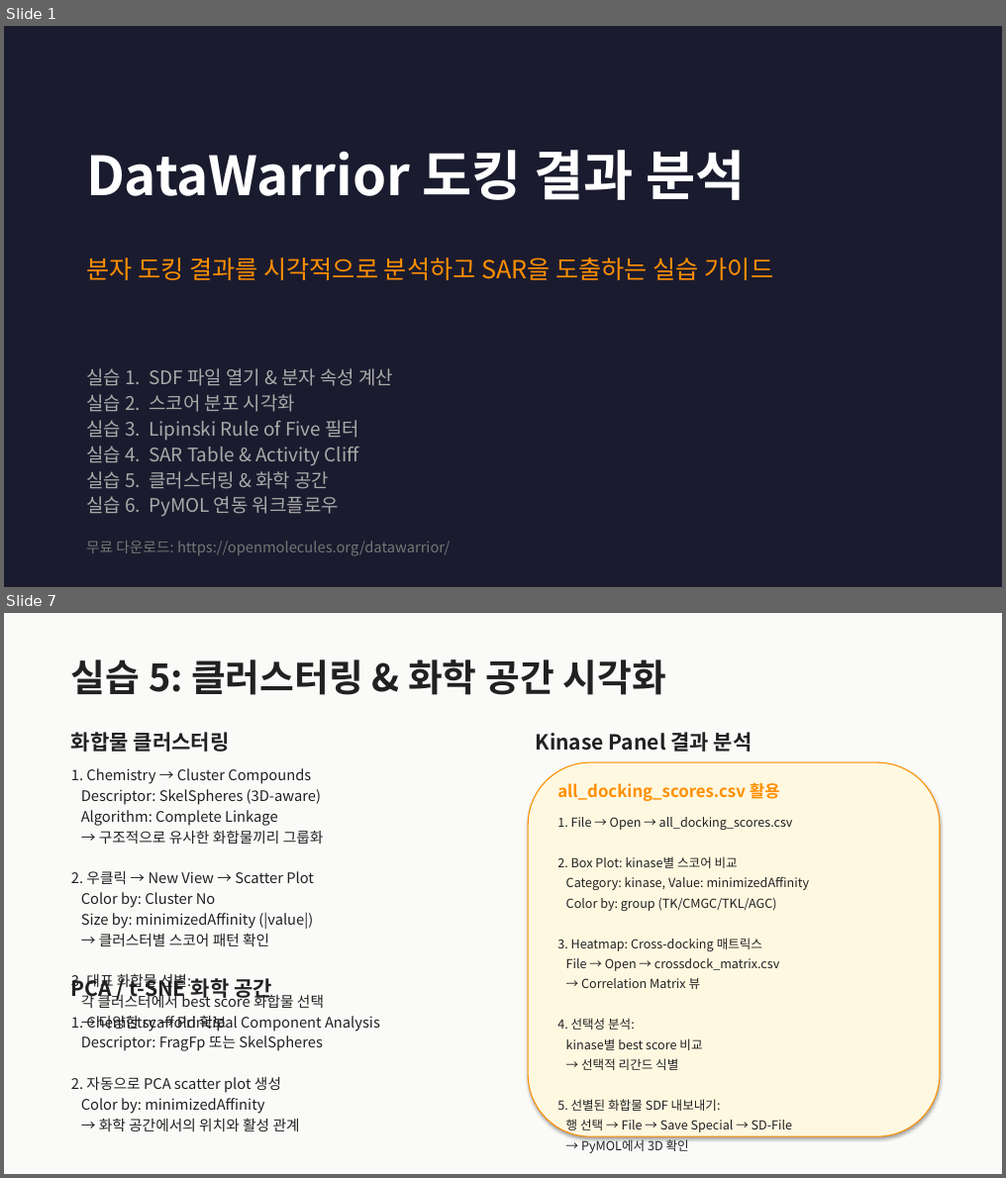
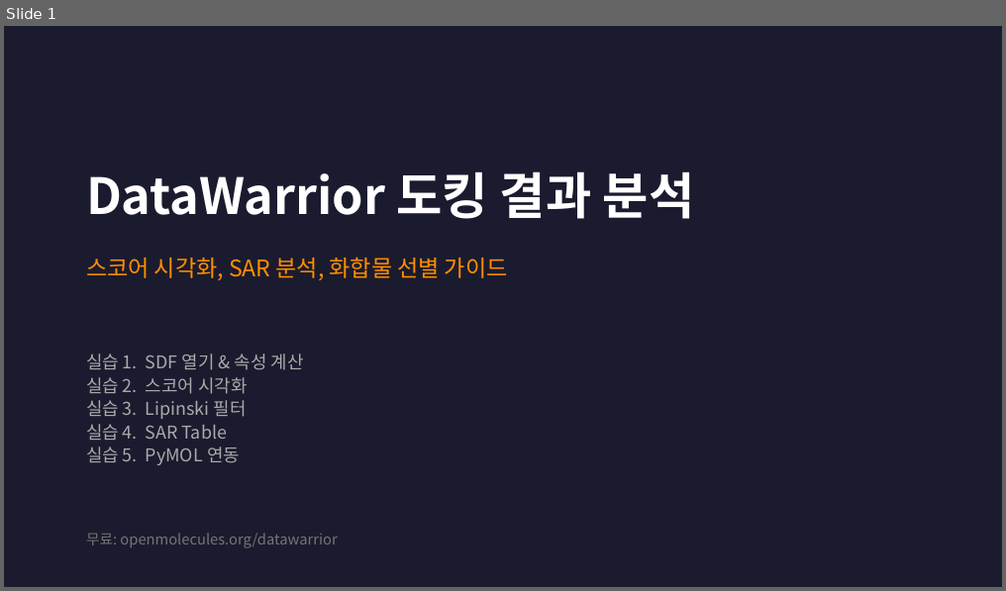
Before and after one commit to fourmodern/molecular_docking_tutorial, a slide deck: DataWarrior_Tutorial.pptx. Shown one above the other, each under a label of ours: slides 1 and 7 before the commit, slide 1 after it; the slides between them are not shown. The pictures are 1006x1178 and 1006x591 pixels, drawn with LibreOffice and Linux fonts; fonts in the diff are those of the drawing. Boxes give left, top, right and bottom in pixels: in the first picture for what was removed or moved away, otherwise in the second. Text is boxed around its words. In the diff, an @@ line names an element or a change of style, - is before the commit and + after.

```diff
--- a/DataWarrior_Tutorial.pptx
+++ b/DataWarrior_Tutorial.pptx
@@ slide 7 removed at bbox=[4, 613, 1002, 1174], background #FFFFFF @@
@@ rectangle removed at bbox=[4, 613, 1002, 1174] @@
@@ text removed at bbox=[71, 660, 665, 695] @@
-실습 5: 클러스터링 & 화학 공간 시각화
@@ text removed at bbox=[71, 732, 230, 752] @@
-화합물 클러스터링
@@ text removed at bbox=[536, 732, 752, 752] @@
-Kinase Panel 결과 분석
@@ text removed at bbox=[71, 768, 324, 1032] @@
-1. Chemistry → Cluster Compounds
-Descriptor: SkelSpheres (3D-aware)
-Algorithm: Complete Linkage
-→ 구조적으로 유사한 화합물끼리 그룹화
-2. 우클릭 → New View → Scatter Plot
-Color by: Cluster No
-Size by: minimizedAffinity (|value|)
-→ 클러스터별 스코어 패턴 확인
-3. 대표 화합물 선별:
-각 클러스터에서 best score 화합물 선택
-→ 다양한 scaffold 확보
@@ rounded rectangle removed at bbox=[528, 762, 940, 1137] @@
@@ text removed at bbox=[557, 783, 780, 801] @@
-all_docking_scores.csv 활용
@@ text removed at bbox=[557, 817, 793, 830] @@
-1. File → Open → all_docking_scores.csv
@@ text removed at bbox=[557, 857, 738, 868] @@
-2. Box Plot: kinase별 스코어 비교
@@ text removed at bbox=[566, 877, 810, 890] @@
-Category: kinase, Value: minimizedAffinity
@@ text removed at bbox=[566, 898, 777, 911] @@
-Color by: group (TK/CMGC/TKL/AGC)
@@ text removed at bbox=[557, 938, 762, 952] @@
-3. Heatmap: Cross-docking 매트릭스
@@ text removed at bbox=[566, 959, 779, 971] @@
-File → Open → crossdock_matrix.csv
@@ text removed at bbox=[71, 975, 272, 1001] @@
-PCA / t-SNE 화학 공간
@@ text removed at bbox=[581, 978, 701, 989] @@
-→ Correlation Matrix 뷰
@@ text removed at bbox=[71, 1016, 380, 1132] @@
-1. Chemistry → Principal Component Analysis
-Descriptor: FragFp 또는 SkelSpheres
-2. 자동으로 PCA scatter plot 생성
-Color by: minimizedAffinity
-→ 화학 공간에서의 위치와 활성 관계
@@ text removed at bbox=[557, 1018, 635, 1030] @@
-4. 선택성 분석:
@@ text removed at bbox=[566, 1039, 702, 1051] @@
-kinase별 best score 비교
@@ text removed at bbox=[581, 1059, 678, 1070] @@
-→ 선택적 리간드 식별
@@ text removed at bbox=[557, 1099, 721, 1111] @@
-5. 선별된 화합물 SDF 내보내기:
@@ text removed at bbox=[566, 1119, 792, 1134] @@
-행 선택 → File → Save Special → SD-File
@@ text removed at bbox=[581, 1138, 689, 1154] @@
-→ PyMOL에서 3D 확인
@@ slide 1 changed as well @@
@@ text "DataWarrior 도킹 결과 분석": place and size @@
-text "DataWarrior 도킹 결과 분석" at bbox=[86, 150, 745, 200]
+text "DataWarrior 도킹 결과 분석" at bbox=[86, 172, 695, 219]
@@ text "DataWarrior 도킹 결과 분석" at bbox=[86, 172, 695, 219]: size 52 to 48 pt; less space between paragraphs @@
@@ text at bbox=[86, 257, 508, 280]: text changed; size 24 to 22 pt @@
-분자 도킹 결과를 시각적으로 분석하고 SAR을 도출하는 실습 가이드
+스코어 시각화, SAR 분석, 화합물 선별 가이드
@@ text at bbox=[86, 354, 304, 466]: text changed; size 18 to 17 pt @@
-실습 1. SDF 파일 열기 & 분자 속성 계산
-실습 2. 스코어 분포 시각화
-실습 3. Lipinski Rule of Five 필터
-실습 4. SAR Table & Activity Cliff
-실습 5. 클러스터링 & 화학 공간
-실습 6. PyMOL 연동 워크플로우
+실습 1. SDF 열기 & 속성 계산
+실습 2. 스코어 시각화
+실습 3. Lipinski 필터
+실습 4. SAR Table
+실습 5. PyMOL 연동
@@ text at bbox=[86, 533, 337, 549]: text changed @@
-무료 다운로드: https://openmolecules.org/datawarrior/
+무료: openmolecules.org/datawarrior
```
Also in this commit, not shown: 5 other slides changed, 1 slide added, 3 other slides removed, 1 other file.
